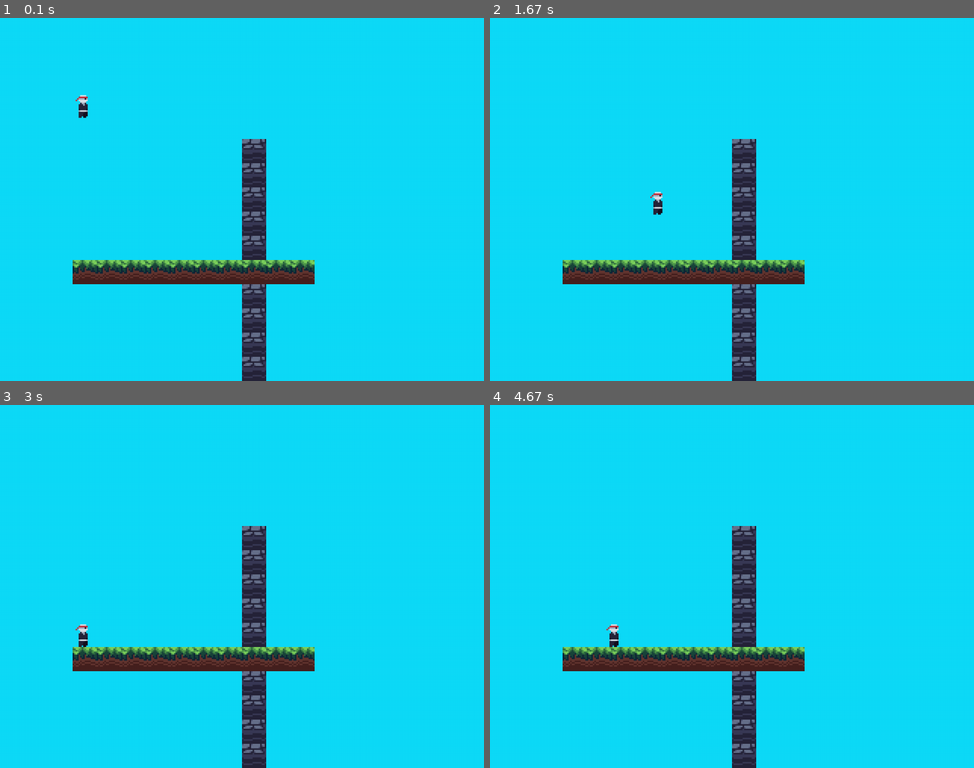
Above: before the commit, frames 1-4 (two rows, left to right).
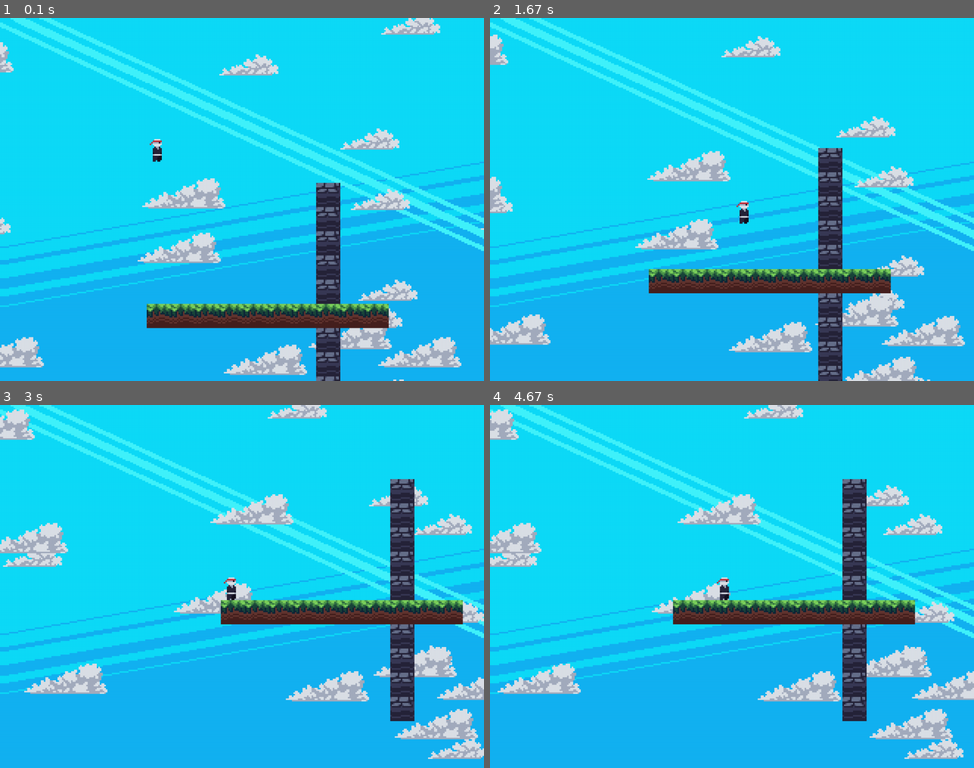
Above: after the commit, the same moments.

Repository: zeolsem/dafluffypotato-pygame-tutorial
Game: pygame game, started from main.py
Same seed, same stepped clock (60 frames per second), same inputs: the game is played once before the commit and once after it.
Inputs:
- Up to frame 1 (0.1 s): no input
- Up to frame 2 (1.67 s): hold D 0.33-0.8 s; hold W 0.83-1.13 s; hold D 1.17-1.63 s
- Up to frame 3 (3 s): hold A 1.67-2.2 s; hold S 2.23-2.53 s; hold A 2.57-2.97 s
- Up to frame 4 (4.67 s): hold W 3-3.37 s; hold D 3.4-4.03 s; hold S 4.07-4.43 s; hold A from 4.47 s (still down)

The runs differ from the first frame. In frame 1, 49% of the frame differs, in the area x 0-100%, y 0-100%; in frame 2, 49%; in frame 3, 52%; in frame 4, 52%.

Commit message:
Add camera and sky with parallax

Diff:
--- /dev/null
+++ b/src/clouds.py
@@ -0,0 +1,34 @@
+import random
+
+
+class Cloud:
+    def __init__(self, pos, img, speed, depth):
+        self.pos = list(pos)
+        self.img = img
+        self.speed = speed
+        self.depth = depth
+
+    def update(self):
+        self.pos[0] += self.speed * self.depth
+
+    def render(self, surf, offset):
+        render_pos = (self.pos[0] - offset[0] * self.depth, self.pos[1] - offset[1] * self.depth)
+        surf.blit(self.img, (render_pos[0] % (surf.get_width() + self.img.get_width()) - self.img.get_width(), render_pos[1] % (surf.get_height() + self.img.get_height()) - self.img.get_height()))
+
+
+class Clouds:
+    def __init__(self, cloud_images, count=16):
+        self.clouds = []
+        for i in range(count):
+            pos = (random.randint(0, 10000), random.randint(0, 10000))
+            cloud = Cloud(pos, random.choice(cloud_images), random.random() * 0.05 + 0.05, random.random() * 0.6 + 0.2)
+            self.clouds.append(cloud)
+        self.clouds.sort(key=lambda x: x.depth)
+
+    def update(self):
+        for cloud in self.clouds:
+            cloud.update()
+
+    def render(self, surf, offset):
+        for cloud in self.clouds:
+            cloud.render(surf, offset)
--- a/src/entities.py
+++ b/src/entities.py
@@ -55,5 +55,5 @@
         if self.collisions["down"] or self.collisions["up"]:
             self.velocity[1] = 0.0
 
-    def render(self, surf):
-        surf.blit(self.game.assets["player"], self.pos)
+    def render(self, surf, offset):
+        surf.blit(self.game.assets["player"], (self.pos[0] - offset[0], self.pos[1] - offset[1]))
--- a/src/game.py
+++ b/src/game.py
@@ -4,6 +4,7 @@
 from src.entities import PhysicsEntity
 from src.utils import load_image, load_images
 from src.tilemap import Tilemap
+from src.clouds import Clouds
 
 
 class Game:
@@ -15,9 +16,15 @@
         self.clock = pygame.time.Clock()
         self.keys = keyboard.Keyboard("wasd").get_keys()
 
+        self._scroll = [0, 0]
+        self.render_scroll = (0, 0)
+
         self.player = PhysicsEntity(self, 'player', (50, 50), (8, 15))
         self.player_movement_x = [False, False]
         self.player_movement_y = [False, False]
+
+        self.camera_entity = None
+        self.set_camera_entity(self.player)
 
         self.tilemap = Tilemap(self)
 
@@ -26,8 +33,12 @@
             'grass': load_images('tiles/grass'),
             'large_decor': load_images('tiles/large_decor'),
             'stone': load_images('tiles/stone'),
-            'player': load_image('entities/player.png')
+            'player': load_image('entities/player.png'),
+            'background': load_image('background.png'),
+            'clouds': load_images('clouds'),
         }
+
+        self.clouds = Clouds(self.assets["clouds"])
 
         self.events = {
             "quit": 0,
@@ -36,6 +47,14 @@
             "right": 0,
             "left": 0,
         }
+
+    def set_camera_entity(self, entity):
+        self.camera_entity = entity
+
+    def update_camera(self):
+        self._scroll[0] += (self.camera_entity.get_rect().centerx - self.display.get_width() / 2 - self._scroll[0]) / 10
+        self._scroll[1] += (self.camera_entity.get_rect().centery - self.display.get_height() / 2 - self._scroll[1]) / 10
+        self.render_scroll = (int(self._scroll[0]), int(self._scroll[1]))
 
     def process_events(self):
         keys = self.keys
@@ -69,12 +88,16 @@
     def run(self):
         running = True
         while running:
-            self.display.fill((14, 219, 248))
-
-            self.tilemap.render(self.display)
+            self.display.blit(self.assets["background"], (0, 0))
 
             self.player.update(self.tilemap, (self.player_movement_x[0] - self.player_movement_x[1], 0))
-            self.player.render(self.display)
+
+            self.update_camera()
+
+            self.clouds.update()
+            self.clouds.render(self.display, self.render_scroll)
+            self.tilemap.render(self.display, self.render_scroll)
+            self.player.render(self.display, self.render_scroll)
 
             self.process_events()
             self.handle_input()
--- a/src/tilemap.py
+++ b/src/tilemap.py
@@ -2,6 +2,8 @@
 
 NEIGHBOR_OFFSETS = [(-1, -1), (-1, 0), (-1, 1), (0, -1), (0, 0), (0, 1), (1, -1), (1, 0), (1, 1)]
 PHYSICS_TILES = {'grass', 'stone'}
+
+
 class Tilemap:
     def __init__(self, game, tile_size=16):
         self.game = game
@@ -29,12 +31,14 @@
                 rects.append(pygame.Rect(tile['pos'][0] * self.tile_size, tile['pos'][1] * self.tile_size, self.tile_size, self.tile_size))
         return rects
 
-    def render(self, surf):
+    def render(self, surf, offset):
         for tile in self.offgrid_tiles:
             surf = self.game.assets[tile['type']][tile['variant']]
-            surf.blit(surf, tile['pos'])
+            pos = (tile['pos'][0] - offset[0], tile['pos'][1] - offset[1])
+            surf.blit(surf, pos)
 
         for loc in self.tilemap:
             tile = self.tilemap[loc]
             tile_surf = self.game.assets[tile['type']][tile['variant']]
-            surf.blit(tile_surf, (tile['pos'][0] * self.tile_size, tile['pos'][1] * self.tile_size))
+            pos = (tile['pos'][0] * self.tile_size - offset[0], tile['pos'][1] * self.tile_size - offset[1])
+            surf.blit(tile_surf, pos)
